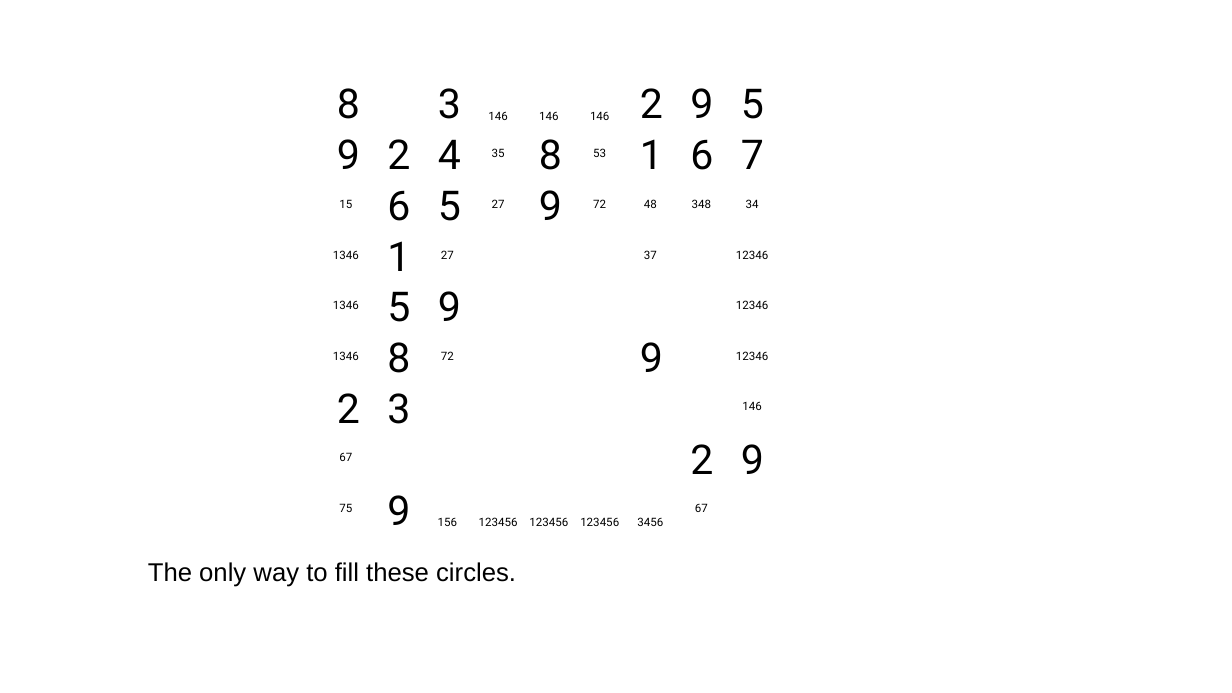
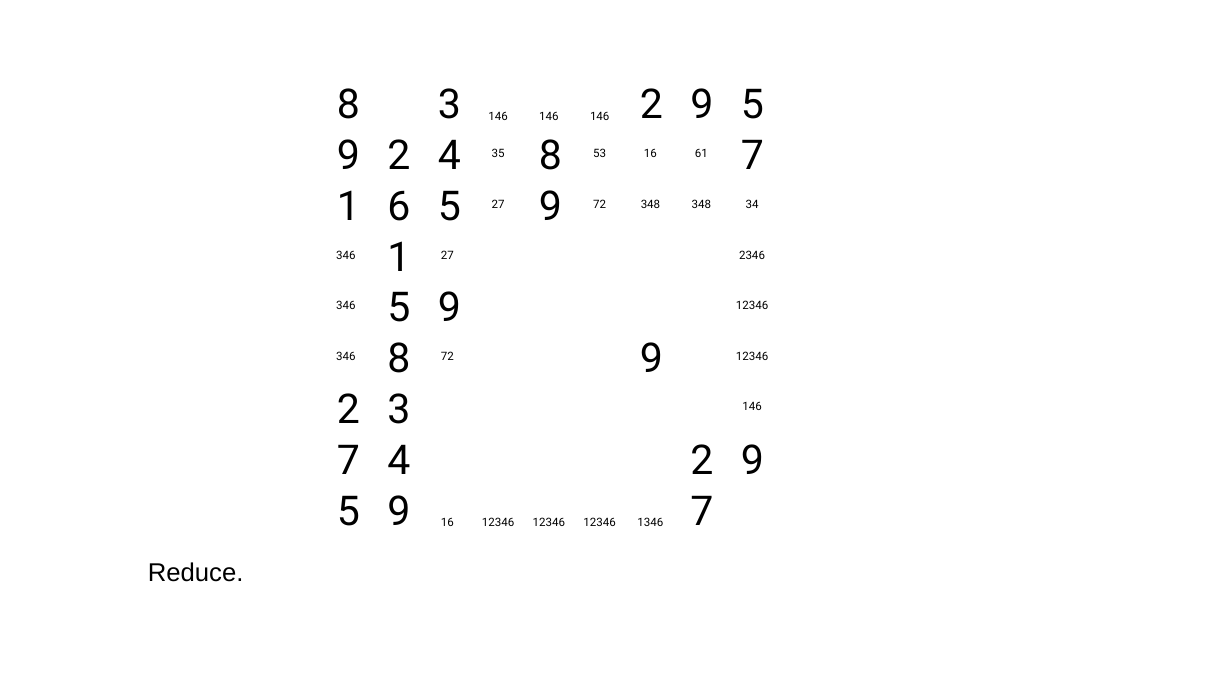
Before and after one commit to jhardis/WSJ_Number_Puzzles, a slide deck: slide 26 of 20260718_2.pptx (slide 34 before the commit). Drawn at 1232x693 pixels with LibreOffice and Linux fonts; fonts in the diff are those of the drawing; background and template pictures are left out. Boxes give left, top, right and bottom in pixels: in the first picture for what was removed or moved away, otherwise in the second. Text is boxed around its words. In the diff, an @@ line names an element or a change of style, - is before the commit and + after.

```diff
--- a/20260718_2.pptx
+++ b/20260718_2.pptx
@@ text added at (644, 148, 657, 157), 9 pt, text #000000 @@
+16
@@ text removed at (690, 139, 713, 170) @@
-6
@@ text added at (695, 149, 708, 157), 9 pt, text #000000 @@
+61
@@ text "1": place and size @@
-text "1" at (640, 139, 663, 169)
+text "1" at (337, 190, 360, 220)
@@ text removed at (339, 199, 352, 208) @@
-15
@@ text at (641, 199, 660, 208): text changed @@
-48
+348
@@ text at (336, 250, 355, 259): text changed @@
-1346
+346
@@ text removed at (644, 250, 657, 259) @@
-37
@@ text at (739, 250, 765, 259): text changed @@
-12346
+2346
@@ text at (336, 300, 355, 309): text changed @@
-1346
+346
@@ text at (336, 351, 355, 360): text changed @@
-1346
+346
@@ text added at (337, 444, 360, 474), 32 pt, text #000000 @@
+7
@@ text added at (387, 444, 410, 474), 32 pt, text #000000 @@
+4
@@ text removed at (339, 452, 352, 461) @@
-67
@@ text added at (337, 495, 360, 526), 32 pt, text #000000 @@
+5
@@ text removed at (339, 503, 352, 512) @@
-75
@@ text added at (690, 495, 713, 525), 32 pt, text #000000 @@
+7
@@ text removed at (695, 503, 708, 512) @@
-67
@@ text at (441, 517, 454, 526): text changed @@
-156
+16
@@ text at (482, 517, 514, 526): text changed @@
-123456
+12346
@@ text at (533, 517, 565, 526): text changed @@
-123456
+12346
@@ text at (583, 517, 615, 526): text changed @@
-123456
+12346
@@ text at (637, 517, 663, 526): text changed @@
-3456
+1346
@@ text at (148, 562, 244, 582): text changed @@
-The only way to fill these circles.
+Reduce.
```
Also in this commit, not shown: 25 other slides changed, 9 slides removed.
